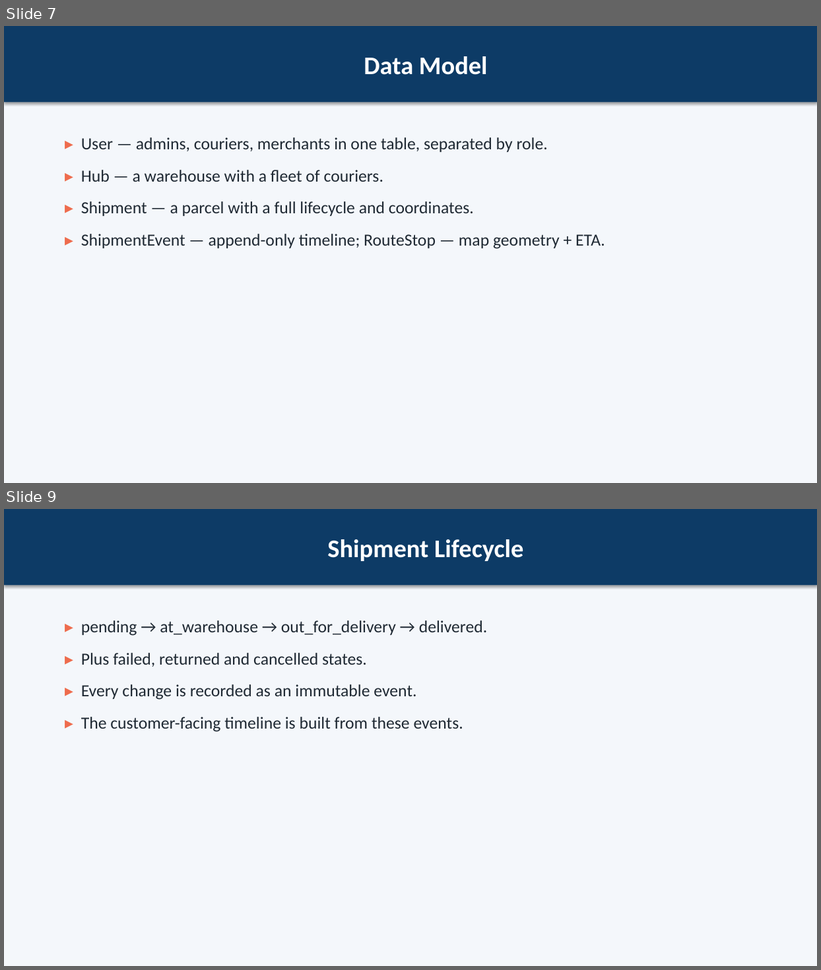
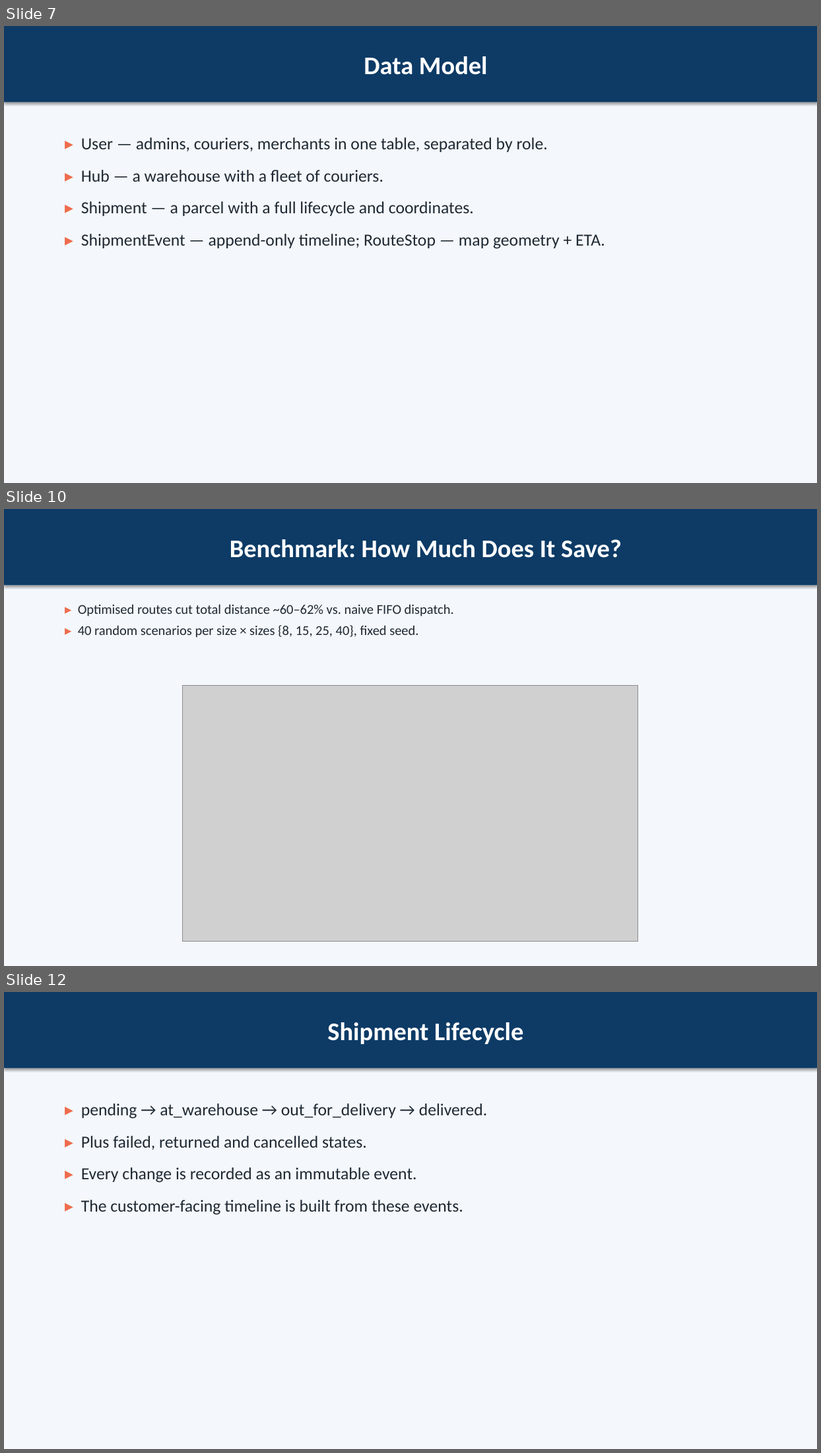
Before and after one commit to MahmoudHozayen1/CairoLogisticsAI, a slide deck: docs/presentation.pptx. Shown one above the other, each under a label of ours: slides 7 and 9 before the commit, slides 7, 10 and 12 after it; the slides between them are not shown. The pictures are 821x970 and 821x1453 pixels, drawn with LibreOffice and Linux fonts; fonts in the diff are those of the drawing; grey boxes stand for pictures. Boxes give left, top, right and bottom in pixels: in the first picture for what was removed or moved away, otherwise in the second. Text is boxed around its words. In the diff, an @@ line names an element or a change of style, - is before the commit and + after.

Commit message:
Add Word report generator + benchmark/technique slides
- generate_report.py: builds a defense-ready docs/SwiftRoute_Report.docx (auto TOC, chapters, embedded benchmark charts, live numbers from summary.json).
- generate_presentation.py: new slides for the six optimisation techniques and benchmark results (embedded charts); adds an image-slide layout.
- requirements.txt: add python-docx for the report generator.

```diff
--- a/docs/presentation.pptx
+++ b/docs/presentation.pptx
@@ slide 10 added at (x1=4, y1=509, x2=817, y2=966), background #F4F7FB @@
@@ rectangle added at (x1=4, y1=509, x2=817, y2=586), fill #0D3B66, 30 pt, text #FFFFFF, bold @@
+Benchmark: How Much Does It Save?
@@ text added at (x1=78, y1=604, x2=454, y2=638), 16 pt, text #1F2933 @@
+▸ Optimised routes cut total distance ~60–62% vs. naive FIFO dispatch.
+▸ 40 random scenarios per size × sizes {8, 15, 25, 40}, fixed seed.
@@ picture added at (x1=183, y1=686, x2=638, y2=942) @@
@@ what was slide 9 is now slide 12 @@
```
Also in this commit, not shown: 1 slide changed, 2 other slides added, 3 other files.
